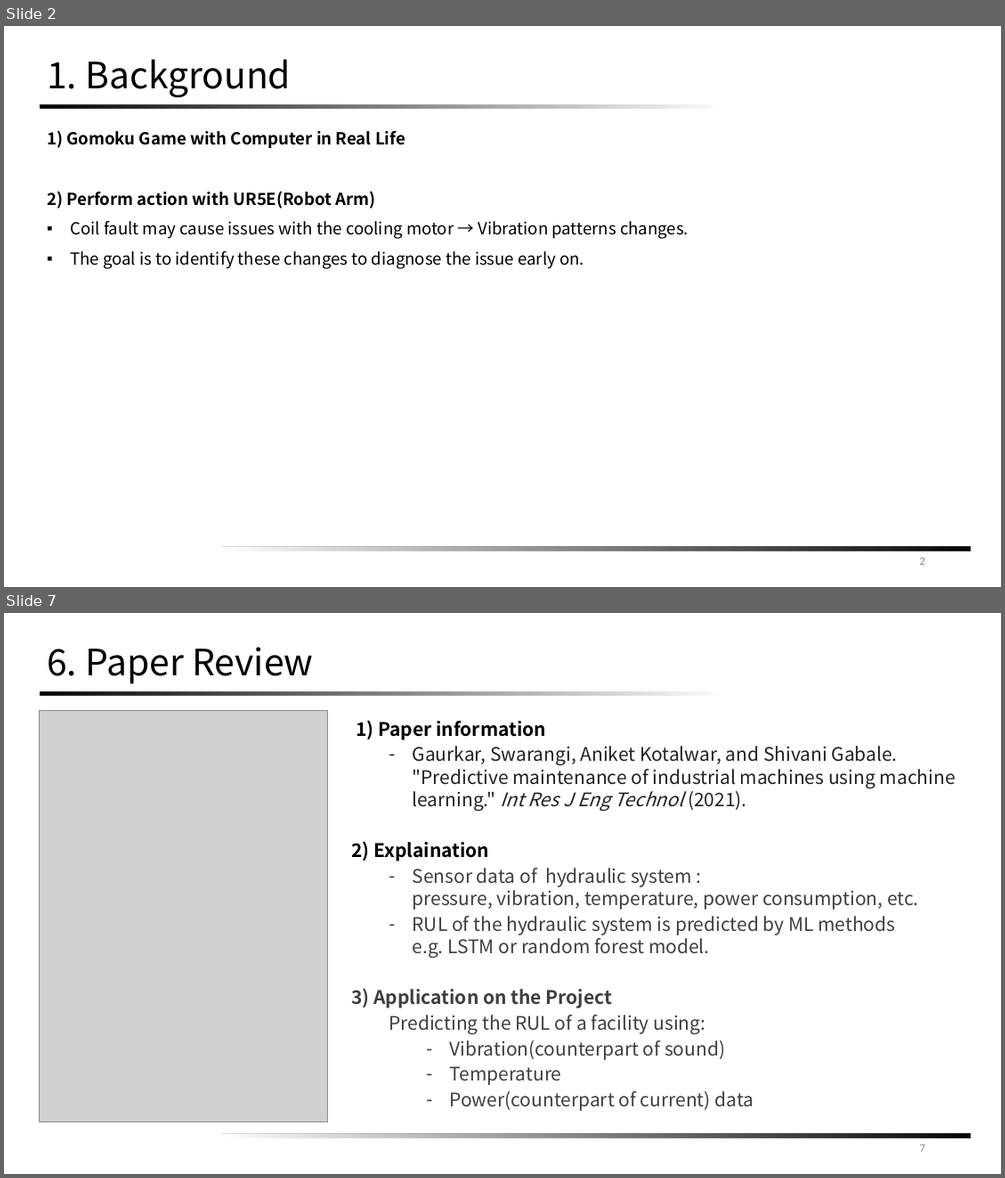
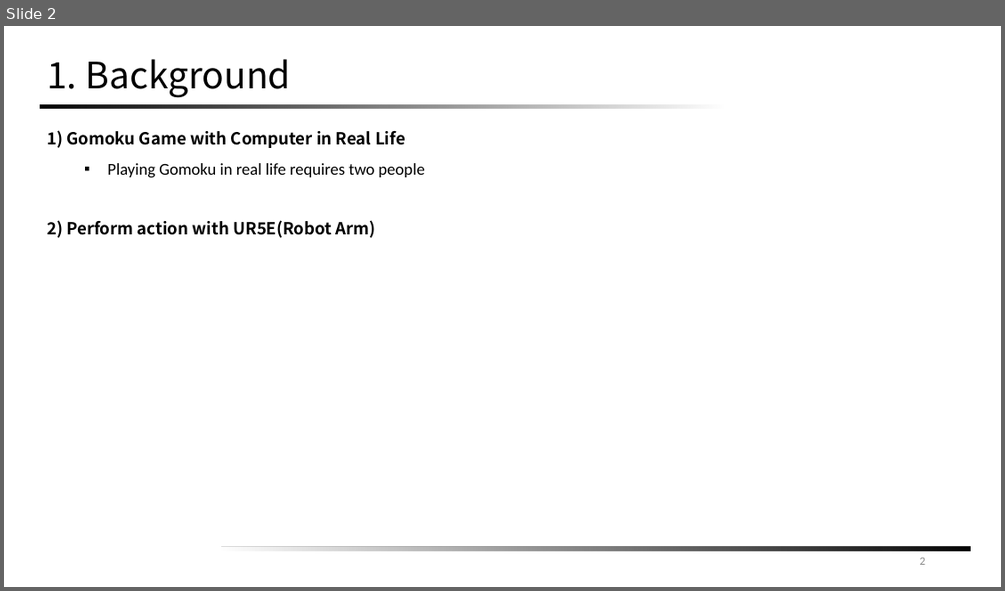
Before and after one commit to Kwak-Jin/IAIA, a slide deck: Project/Robot Automation/[IAIA]Collaborative Robot Project Proposal(241108).pptx. Shown one above the other, each under a label of ours: slides 2 and 7 before the commit, slide 2 after it; the slides between them are not shown. The pictures are 1005x1178 and 1005x591 pixels, drawn with LibreOffice and Linux fonts; fonts in the diff are those of the drawing; grey boxes stand for pictures. Boxes give left, top, right and bottom in pixels: in the first picture for what was removed or moved away, otherwise in the second. Text is boxed around its words. In the diff, an @@ line names an element or a change of style, - is before the commit and + after.

Commit message:
241217 Project 2 report update

```diff
--- a/Project/Robot Automation/[IAIA]Collaborative Robot Project Proposal(241108).pptx
+++ b/Project/Robot Automation/[IAIA]Collaborative Robot Project Proposal(241108).pptx
@@ slide 7 removed at (4, 613, 1001, 1174), background #FFFFFF; not listed: 2 template elements that a slide beside it also shows @@
@@ title removed at (47, 647, 313, 684) @@
-6. Paper Review
@@ picture removed at (39, 710, 328, 1121) @@
@@ text removed at (351, 720, 955, 1111) @@
-1) Paper information
-  – Gaurkar, Swarangi, Aniket Kotalwar, and Shivani Gabale. "Predictive maintenance of industrial machines using machine learning." Int Res J Eng Technol (2021).
-2) Explaination
-  – Sensor data of hydraulic system :
-    pressure, vibration, temperature, power consumption, etc.
-  – RUL of the hydraulic system is predicted by ML methods
-    e.g. LSTM or random forest model.
-3) Application on the Project
-  Predicting the RUL of a facility using:
-    – Vibration(counterpart of sound)
-    – Temperature
-    – Power(counterpart of current) data
@@ page number removed at (920, 1144, 925, 1151) @@
-7
@@ slide 2 changed as well @@
@@ text at (107, 163, 425, 178): paragraph added @@
+  ▪ Playing Gomoku in real life requires two people
@@ text at (70, 221, 688, 269): paragraphs removed @@
-▪ Coil fault may cause issues with the cooling motor → Vibration patterns changes.
-▪ The goal is to identify these changes to diagnose the issue early on.
```
Also in this commit, not shown: 2 other slides changed, 3 slides added, 5 other slides removed, 10 other files.
